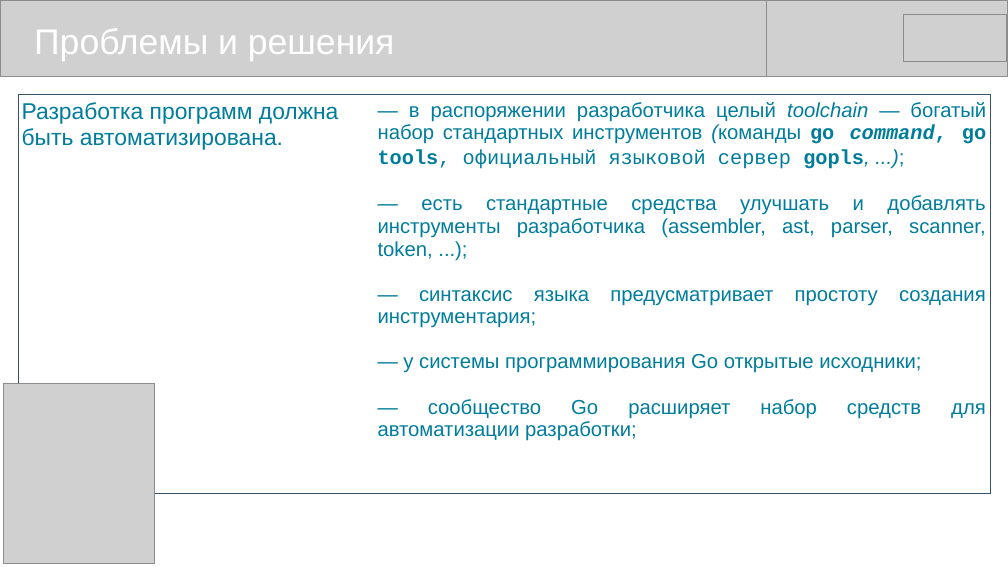
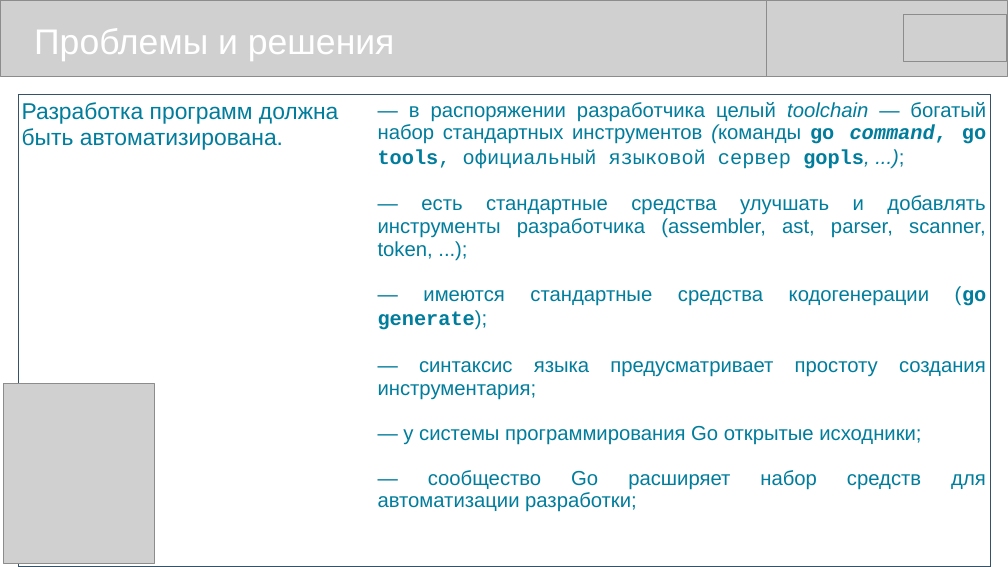
Before and after one commit to mike-shock/Go_language, a slide deck: slide 16 of view/Go_View.odp. Drawn at 1008x567 pixels with LibreOffice and Linux fonts; fonts in the diff are those of the drawing; grey boxes stand for pictures. Boxes give left, top, right and bottom in pixels: in the first picture for what was removed or moved away, otherwise in the second. Text is boxed around its words. In the diff, an @@ line names an element or a change of style, - is before the commit and + after.

```diff
--- a/view/Go_View.odp
+++ b/view/Go_View.odp
@@ table at (18,94,991,538) @@
-row 1, column 2: — в распоряжении разработчика целый toolchain — богатый набор стандартных инструментов (команды go command, go tools, официальный языковой сервер gopls, ...); / — есть стандартные средства улучшать и добавлять инструменты разработчика (assembler, ast, parser, scanner, token, ...); / — синтаксис языка предусматривает простоту создания инструментария; / — у системы программирования Go открытые исходники; / — сообщество Go расширяет набор средств для автоматизации разработки;
+row 1, column 2: — в распоряжении разработчика целый toolchain — богатый набор стандартных инструментов (команды go command, go tools, официальный языковой сервер gopls, ...); / — есть стандартные средства улучшать и добавлять инструменты разработчика (assembler, ast, parser, scanner, token, ...); / — имеются стандартные средства кодогенерации (go generate); / — синтаксис языка предусматривает простоту создания инструментария; / — у системы программирования Go открытые исходники; / — сообщество Go расширяет набор средств для автоматизации разработки;
```
Also in this commit, not shown: 3 other files.
